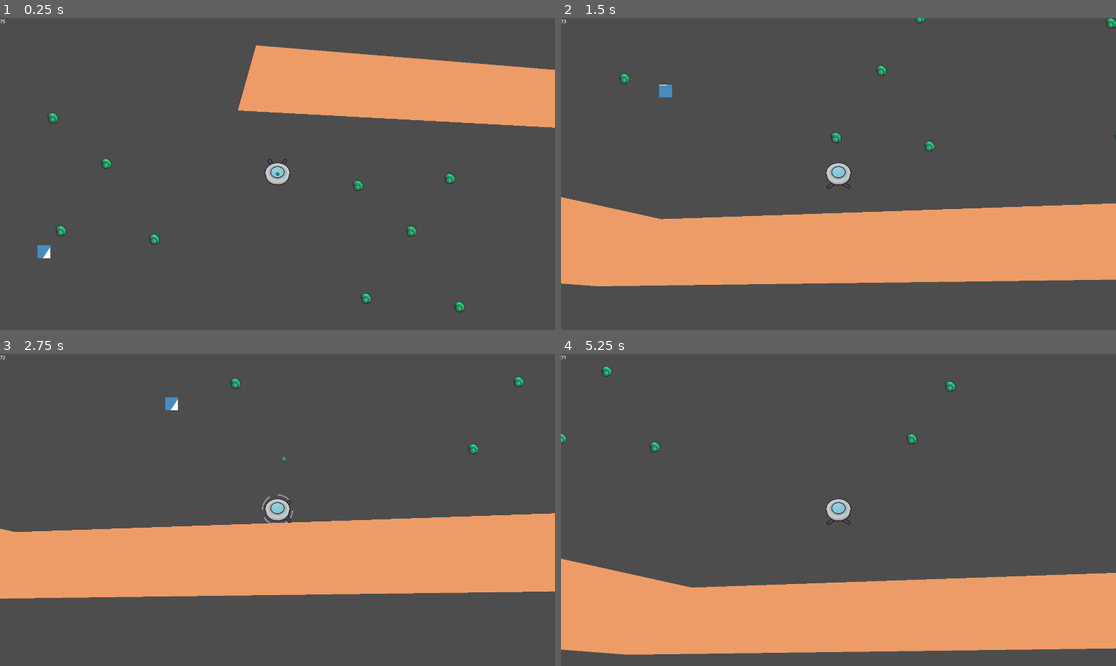
Above: before the commit, frames 1-4 (two rows, left to right).
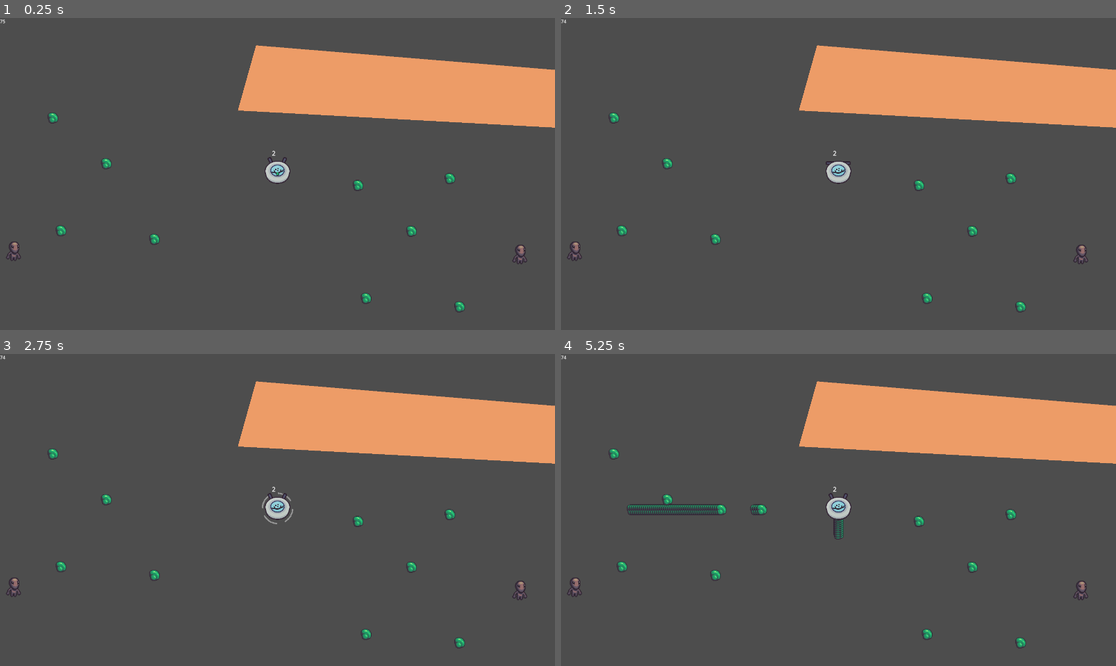
Above: after the commit, the same moments.

Repository: SubSage/BIGMODEJAM
Game: Godot game, scene res://world.tscn
Same seed, same stepped clock (60 frames per second), same inputs: the game is played once before the commit and once after it. The engine's default icon, where the game draws it, is replaced by a stand-in: a white triangle on a blue panel in a dark square.
Inputs:
- Up to frame 1 (0.25 s): no input
- Up to frame 2 (1.5 s): hold Right (shoot_right, bound only after the commit) 0.53-1.28 s; hold Space (fire) 0.53-1.28 s; hold Down (shoot_down, bound only after the commit) from 1.28 s (still down); tap Shift (dash) at 1.35 s
- Up to frame 3 (2.75 s): tap Space (fire) at 1.55 s; release Down (shoot_down, bound only after the commit) at 2.03 s; hold Right (shoot_right, bound only after the commit) from 2.03 s (still down); hold Space (fire) from 2.03 s (still down)
- Up to frame 4 (5.25 s): release Right (shoot_right, bound only after the commit) at 2.78 s; release Space (fire) at 2.78 s; hold Up (shoot_up, bound only after the commit) 2.78-3.53 s; tap F (switch_mode) at 2.85 s; tap Space (fire) at 3.05, 4.55 s; hold Space (fire) 3.53-4.28 s; hold Left (shoot_left, bound only after the commit) 3.53-5.03 s; tap Shift (dash) at 4.35 s; hold Down (shoot_down, bound only after the commit) from 5.03 s (still down); hold Space (fire) from 5.03 s (still down)

The runs differ from the first frame. In frame 1, 0.4% of the frame differs, in the area x 1-95%, y 42-79%; in frame 2, 35%; in frame 3, 35%; in frame 4, 36%, in the area x 0-100%, y 0-97%.

Commit message:
assets, collision, player death

Diff:
--- a/src/project.godot
+++ b/src/project.godot
@@ -25,34 +25,31 @@
 move_left={
 "deadzone": 0.5,
 "events": [Object(InputEventKey,"resource_local_to_scene":false,"resource_name":"","device":-1,"window_id":0,"alt_pressed":false,"shift_pressed":false,"ctrl_pressed":false,"meta_pressed":false,"pressed":false,"keycode":0,"physical_keycode":65,"key_label":0,"unicode":97,"echo":false,"script":null)
-, Object(InputEventKey,"resource_local_to_scene":false,"resource_name":"","device":-1,"window_id":0,"alt_pressed":false,"shift_pressed":false,"ctrl_pressed":false,"meta_pressed":false,"pressed":false,"keycode":0,"physical_keycode":4194319,"key_label":0,"unicode":0,"echo":false,"script":null)
 , Object(InputEventJoypadMotion,"resource_local_to_scene":false,"resource_name":"","device":-1,"axis":0,"axis_value":-1.0,"script":null)
 ]
 }
 move_right={
 "deadzone": 0.5,
 "events": [Object(InputEventKey,"resource_local_to_scene":false,"resource_name":"","device":-1,"window_id":0,"alt_pressed":false,"shift_pressed":false,"ctrl_pressed":false,"meta_pressed":false,"pressed":false,"keycode":0,"physical_keycode":68,"key_label":0,"unicode":100,"echo":false,"script":null)
-, Object(InputEventKey,"resource_local_to_scene":false,"resource_name":"","device":-1,"window_id":0,"alt_pressed":false,"shift_pressed":false,"ctrl_pressed":false,"meta_pressed":false,"pressed":false,"keycode":0,"physical_keycode":4194321,"key_label":0,"unicode":0,"echo":false,"script":null)
 , Object(InputEventJoypadMotion,"resource_local_to_scene":false,"resource_name":"","device":-1,"axis":0,"axis_value":1.0,"script":null)
 ]
 }
 move_up={
 "deadzone": 0.5,
 "events": [Object(InputEventKey,"resource_local_to_scene":false,"resource_name":"","device":-1,"window_id":0,"alt_pressed":false,"shift_pressed":false,"ctrl_pressed":false,"meta_pressed":false,"pressed":false,"keycode":0,"physical_keycode":87,"key_label":0,"unicode":119,"echo":false,"script":null)
-, Object(InputEventKey,"resource_local_to_scene":false,"resource_name":"","device":-1,"window_id":0,"alt_pressed":false,"shift_pressed":false,"ctrl_pressed":false,"meta_pressed":false,"pressed":false,"keycode":0,"physical_keycode":4194320,"key_label":0,"unicode":0,"echo":false,"script":null)
 , Object(InputEventJoypadMotion,"resource_local_to_scene":false,"resource_name":"","device":-1,"axis":1,"axis_value":-1.0,"script":null)
 ]
 }
 move_down={
 "deadzone": 0.5,
 "events": [Object(InputEventKey,"resource_local_to_scene":false,"resource_name":"","device":-1,"window_id":0,"alt_pressed":false,"shift_pressed":false,"ctrl_pressed":false,"meta_pressed":false,"pressed":false,"keycode":0,"physical_keycode":83,"key_label":0,"unicode":115,"echo":false,"script":null)
-, Object(InputEventKey,"resource_local_to_scene":false,"resource_name":"","device":-1,"window_id":0,"alt_pressed":false,"shift_pressed":false,"ctrl_pressed":false,"meta_pressed":false,"pressed":false,"keycode":0,"physical_keycode":4194322,"key_label":0,"unicode":0,"echo":false,"script":null)
 , Object(InputEventJoypadMotion,"resource_local_to_scene":false,"resource_name":"","device":-1,"axis":1,"axis_value":1.0,"script":null)
 ]
 }
 switch_mode={
 "deadzone": 0.5,
 "events": [Object(InputEventKey,"resource_local_to_scene":false,"resource_name":"","device":-1,"window_id":0,"alt_pressed":false,"shift_pressed":false,"ctrl_pressed":false,"meta_pressed":false,"pressed":false,"keycode":0,"physical_keycode":70,"key_label":0,"unicode":102,"echo":false,"script":null)
+, Object(InputEventJoypadButton,"resource_local_to_scene":false,"resource_name":"","device":-1,"button_index":7,"pressure":0.0,"pressed":true,"script":null)
 ]
 }
 fire={
@@ -73,6 +70,30 @@
 , Object(InputEventJoypadButton,"resource_local_to_scene":false,"resource_name":"","device":-1,"button_index":6,"pressure":0.0,"pressed":true,"script":null)
 ]
 }
+shoot_left={
+"deadzone": 0.5,
+"events": [Object(InputEventKey,"resource_local_to_scene":false,"resource_name":"","device":-1,"window_id":0,"alt_pressed":false,"shift_pressed":false,"ctrl_pressed":false,"meta_pressed":false,"pressed":false,"keycode":0,"physical_keycode":4194319,"key_label":0,"unicode":0,"echo":false,"script":null)
+, Object(InputEventJoypadMotion,"resource_local_to_scene":false,"resource_name":"","device":-1,"axis":2,"axis_value":-1.0,"script":null)
+]
+}
+shoot_right={
+"deadzone": 0.5,
+"events": [Object(InputEventKey,"resource_local_to_scene":false,"resource_name":"","device":-1,"window_id":0,"alt_pressed":false,"shift_pressed":false,"ctrl_pressed":false,"meta_pressed":false,"pressed":false,"keycode":0,"physical_keycode":4194321,"key_label":0,"unicode":0,"echo":false,"script":null)
+, Object(InputEventJoypadMotion,"resource_local_to_scene":false,"resource_name":"","device":-1,"axis":2,"axis_value":1.0,"script":null)
+]
+}
+shoot_up={
+"deadzone": 0.5,
+"events": [Object(InputEventKey,"resource_local_to_scene":false,"resource_name":"","device":-1,"window_id":0,"alt_pressed":false,"shift_pressed":false,"ctrl_pressed":false,"meta_pressed":false,"pressed":false,"keycode":0,"physical_keycode":4194320,"key_label":0,"unicode":0,"echo":false,"script":null)
+, Object(InputEventJoypadMotion,"resource_local_to_scene":false,"resource_name":"","device":-1,"axis":3,"axis_value":-1.0,"script":null)
+]
+}
+shoot_down={
+"deadzone": 0.5,
+"events": [Object(InputEventKey,"resource_local_to_scene":false,"resource_name":"","device":-1,"window_id":0,"alt_pressed":false,"shift_pressed":false,"ctrl_pressed":false,"meta_pressed":false,"pressed":false,"keycode":0,"physical_keycode":4194322,"key_label":0,"unicode":0,"echo":false,"script":null)
+, Object(InputEventJoypadMotion,"resource_local_to_scene":false,"resource_name":"","device":-1,"axis":3,"axis_value":1.0,"script":null)
+]
+}
 
 [layer_names]
 
--- a/src/units/bullet/bullets.gd
+++ b/src/units/bullet/bullets.gd
@@ -1,9 +1,26 @@
 extends Node2D
-
-var direction
-var speed
+class_name BULLET
+var direction = Vector2(1.0, 0.0)
+var speed = 300
+var damage = 1
 
 
 
 func _process(delta):
-	pass
+	position += direction * speed * delta
+
+
+func _on_timer_timeout():
+	queue_free()
+
+
+func _on_area_2d_area_entered(area):
+	print(area, area.get_parent())
+	area.get_parent().damage(damage)
+	queue_free()
+
+func make_friendly():
+	$Area2D.set_collision_mask_value(3, true)
+
+func make_enemy():
+	$Area2D.set_collision_mask_value(2, true)
--- a/src/units/bullet/bullets.tscn
+++ b/src/units/bullet/bullets.tscn
@@ -13,6 +13,15 @@
 texture = ExtResource("2_f6ren")
 
 [node name="Area2D" type="Area2D" parent="."]
+collision_layer = 0
+collision_mask = 0
 
 [node name="CollisionShape2D" type="CollisionShape2D" parent="Area2D"]
 shape = SubResource("CircleShape2D_wqxo7")
+
+[node name="Timer" type="Timer" parent="."]
+wait_time = 4.0
+autostart = true
+
+[connection signal="area_entered" from="Area2D" to="." method="_on_area_2d_area_entered"]
+[connection signal="timeout" from="Timer" to="." method="_on_timer_timeout"]
--- a/src/units/enemies/basic_enemy.gd
+++ b/src/units/enemies/basic_enemy.gd
@@ -3,13 +3,26 @@
 
 var speed = 300.0
 var direction = Vector2(1.0, 0).normalized()
-
+var health = 1
 
 func _physics_process(delta):
+	var player_scan = $player_scanner.get_overlapping_areas()
+	var player
+	if player_scan.size() > 0:
+		player = player_scan[0]
+	if is_instance_valid(player):
+		if global_position.distance_to(player.global_position) > 12:
+			direction = global_position.direction_to(player.global_position)
+		else:
+			player.get_parent().damage(1 * delta)
+	else:
+		direction = Vector2.ZERO
 
 	velocity = direction * speed
 	move_and_slide()
 
 
-func _on_area_2d_area_entered(area):
-	pass # Replace with function body.
+func damage(dmg):
+	health -= dmg
+	if health <= 0:
+		queue_free()
--- a/src/units/enemies/basic_enemy.tscn
+++ b/src/units/enemies/basic_enemy.tscn
@@ -1,41 +1,20 @@
-[gd_scene load_steps=10 format=3 uid="uid://b6ivnvwr3jfxi"]
+[gd_scene load_steps=8 format=3 uid="uid://b6ivnvwr3jfxi"]
 
 [ext_resource type="Script" path="res://units/enemies/basic_enemy.gd" id="1_084gc"]
-[ext_resource type="Texture2D" uid="uid://dv5mf04ttkdgp" path="res://icon.svg" id="1_c2a3s"]
+[ext_resource type="Texture2D" uid="uid://bbk6lw0nykx4r" path="res://units/enemies/enemy/tentative_alien_topdown.png" id="2_lpoli"]
 
 [sub_resource type="CircleShape2D" id="CircleShape2D_4ys0p"]
-radius = 32.0
+radius = 23.0
 
-[sub_resource type="AtlasTexture" id="AtlasTexture_n0qku"]
-atlas = ExtResource("1_c2a3s")
-region = Rect2(0, 32, 32, 32)
-
-[sub_resource type="AtlasTexture" id="AtlasTexture_u2beb"]
-atlas = ExtResource("1_c2a3s")
-region = Rect2(32, 32, 32, 32)
-
-[sub_resource type="AtlasTexture" id="AtlasTexture_taurm"]
-atlas = ExtResource("1_c2a3s")
-region = Rect2(32, 64, 32, 32)
-
-[sub_resource type="AtlasTexture" id="AtlasTexture_vywn2"]
-atlas = ExtResource("1_c2a3s")
-region = Rect2(64, 64, 32, 32)
+[sub_resource type="AtlasTexture" id="AtlasTexture_6jvd8"]
+atlas = ExtResource("2_lpoli")
+region = Rect2(0, 0, 64, 64)
 
 [sub_resource type="SpriteFrames" id="SpriteFrames_g5k55"]
 animations = [{
 "frames": [{
 "duration": 1.0,
-"texture": SubResource("AtlasTexture_n0qku")
-}, {
-"duration": 1.0,
-"texture": SubResource("AtlasTexture_u2beb")
-}, {
-"duration": 1.0,
-"texture": SubResource("AtlasTexture_taurm")
-}, {
-"duration": 1.0,
-"texture": SubResource("AtlasTexture_vywn2")
+"texture": SubResource("AtlasTexture_6jvd8")
 }],
 "loop": true,
 "name": &"default",
@@ -43,13 +22,17 @@
 }]
 
 [sub_resource type="CircleShape2D" id="CircleShape2D_qi5x1"]
-radius = 32.0
+radius = 24.0
+
+[sub_resource type="CircleShape2D" id="CircleShape2D_lvbax"]
+radius = 256.0
 
 [node name="basic_enemy" type="CharacterBody2D"]
 collision_layer = 4
 script = ExtResource("1_084gc")
 
 [node name="physical_body" type="CollisionShape2D" parent="."]
+position = Vector2(0, 7)
 shape = SubResource("CircleShape2D_4ys0p")
 
 [node name="visual" type="AnimatedSprite2D" parent="."]
@@ -58,8 +41,15 @@
 autoplay = "default"
 
 [node name="Area2D" type="Area2D" parent="."]
+collision_layer = 4
 
 [node name="CollisionShape2D" type="CollisionShape2D" parent="Area2D"]
+position = Vector2(1, 4)
 shape = SubResource("CircleShape2D_qi5x1")
 
-[connection signal="area_entered" from="Area2D" to="." method="_on_area_2d_area_entered"]
+[node name="player_scanner" type="Area2D" parent="."]
+collision_layer = 0
+collision_mask = 2
+
+[node name="CollisionShape2D" type="CollisionShape2D" parent="player_scanner"]
+shape = SubResource("CircleShape2D_lvbax")
--- a/src/units/player/player.gd
+++ b/src/units/player/player.gd
@@ -15,14 +15,26 @@
 var radius_indicator_min = .25
 var radius_indicator_max = 1.0
 var rotation_speed = .5
+var health = 2
 var ammo = 0
+const BULLET_CLASS = preload("res://units/bullet/bullets.tscn")
+@onready var projectile_holder = get_tree().root.find_child("projectiles", true, false)
+var last_fire_direction = Vector2(1.0, 0.0)
+
+#func _ready():
+	#print(projectile_holder)
 
 func _physics_process(delta):
+	$Label.text = str(health)
 	var direction = Input.get_vector("move_left","move_right","move_up","move_down")
+	var shoot_direction = Input.get_vector("shoot_left","shoot_right","shoot_up","shoot_down")
 	var fire_strength = Input.get_action_strength("fire")
 
 	if direction.length() > .1:
 		animate(direction)
+
+	if shoot_direction.length() > .1:
+		last_fire_direction = shoot_direction
 
 	dash_speed -= dash_reduction * delta
 	dash_speed = clamp(dash_speed, 0, dash_speed_max)
@@ -46,6 +58,12 @@
 
 		mode_enum.combat:
 			velocity = direction * combat_speed
+			if fire_strength > .1:
+				var bullet = BULLET_CLASS.instantiate()
+				bullet.direction = last_fire_direction.normalized()
+				bullet.make_friendly()
+				bullet.global_position = global_position
+				projectile_holder.add_child(bullet)
 
 	$radius_indicator.rotate(rotation_speed * delta)
 	move_and_slide()
@@ -57,6 +75,7 @@
 		ammo += 1
 
 func animate(direction):
+#	pointing right is 0 degress screendownward is 90 deg
 	var orientation = (snapped(rad_to_deg(direction.angle()), 45)/45) as int
 	match orientation:
 		0:
@@ -84,4 +103,8 @@
 			$visual.play("up_right")
 			$visual.flip_h = true
 
-#	pointing right is 0 degress screendownward is 90 deg
+
+func damage(dmg):
+	health -= dmg
+	if health <= 0:
+		queue_free()
--- a/src/units/player/player.tscn
+++ b/src/units/player/player.tscn
@@ -1,11 +1,12 @@
-[gd_scene load_steps=37 format=3 uid="uid://bddet3ydv6spm"]
+[gd_scene load_steps=46 format=3 uid="uid://bddet3ydv6spm"]
 
 [ext_resource type="Script" path="res://units/player/player.gd" id="1_5gs8p"]
 [ext_resource type="Texture2D" uid="uid://dgj45bbpndtg4" path="res://units/player/noun_circle_dash_pattern_1473951.svg" id="2_cmxhf"]
 [ext_resource type="Texture2D" uid="uid://bkwc0phgpoj2x" path="res://units/player/spritesheet_3.png" id="3_qe10f"]
+[ext_resource type="Texture2D" uid="uid://baa0h8002w0ul" path="res://units/player/faces.png" id="4_011sx"]
 
 [sub_resource type="CircleShape2D" id="CircleShape2D_7813e"]
-radius = 32.0
+radius = 30.0
 
 [sub_resource type="AtlasTexture" id="AtlasTexture_fonrw"]
 atlas = ExtResource("3_qe10f")
@@ -246,28 +247,117 @@
 }]
 
 [sub_resource type="CircleShape2D" id="CircleShape2D_50j2u"]
-radius = 32.0
+radius = 30.0
+
+[sub_resource type="AtlasTexture" id="AtlasTexture_h8bvm"]
+atlas = ExtResource("4_011sx")
+region = Rect2(0, 0, 34, 34)
+
+[sub_resource type="AtlasTexture" id="AtlasTexture_wwvdb"]
+atlas = ExtResource("4_011sx")
+region = Rect2(34, 0, 34, 34)
+
+[sub_resource type="AtlasTexture" id="AtlasTexture_agoti"]
+atlas = ExtResource("4_011sx")
+region = Rect2(68, 0, 34, 34)
+
+[sub_resource type="AtlasTexture" id="AtlasTexture_pe2no"]
+atlas = ExtResource("4_011sx")
+region = Rect2(102, 0, 34, 34)
+
+[sub_resource type="AtlasTexture" id="AtlasTexture_x1oyb"]
+atlas = ExtResource("4_011sx")
+region = Rect2(136, 0, 34, 34)
+
+[sub_resource type="AtlasTexture" id="AtlasTexture_btrpg"]
+atlas = ExtResource("4_011sx")
+region = Rect2(170, 0, 34, 34)
+
+[sub_resource type="AtlasTexture" id="AtlasTexture_qcx13"]
+atlas = ExtResource("4_011sx")
+region = Rect2(204, 0, 34, 34)
+
+[sub_resource type="SpriteFrames" id="SpriteFrames_b77u1"]
+animations = [{
+"frames": [{
+"duration": 1.0,
+"texture": SubResource("AtlasTexture_h8bvm")
+}],
+"loop": true,
+"name": &"default",
+"speed": 5.0
+}, {
+"frames": [{
+"duration": 1.0,
+"texture": SubResource("AtlasTexture_wwvdb")
+}],
+"loop": true,
+"name": &"new_animation",
+"speed": 5.0
+}, {
+"frames": [{
+"duration": 1.0,
+"texture": SubResource("AtlasTexture_agoti")
+}],
+"loop": true,
+"name": &"new_animation_1",
+"speed": 5.0
+}, {
+"frames": [{
+"duration": 1.0,
+"texture": SubResource("AtlasTexture_pe2no")
+}],
+"loop": true,
+"name": &"new_animation_2",
+"speed": 5.0
+}, {
+"frames": [{
+"duration": 1.0,
+"texture": SubResource("AtlasTexture_x1oyb")
+}],
+"loop": true,
+"name": &"new_animation_3",
+"speed": 5.0
+}, {
+"frames": [{
+"duration": 1.0,
+"texture": SubResource("AtlasTexture_btrpg")
+}],
+"loop": true,
+"name": &"new_animation_4",
+"speed": 5.0
+}, {
+"frames": [{
+"duration": 1.0,
+"texture": SubResource("AtlasTexture_qcx13")
+}],
+"loop": true,
+"name": &"new_animation_5",
+"speed": 5.0
+}]
 
 [node name="player" type="CharacterBody2D"]
 collision_layer = 2
 script = ExtResource("1_5gs8p")
 
 [node name="physical_body" type="CollisionShape2D" parent="."]
+position = Vector2(0, -3)
 shape = SubResource("CircleShape2D_7813e")
 
 [node name="radius_indicator" type="Sprite2D" parent="."]
 self_modulate = Color(0.584314, 0.584314, 0.584314, 1)
 texture_filter = 1
+position = Vector2(0, -4)
 scale = Vector2(0.25, 0.25)
 texture = ExtResource("2_cmxhf")
 
 [node name="visual" type="AnimatedSprite2D" parent="."]
-position = Vector2(0, 4)
 sprite_frames = SubResource("SpriteFrames_ugd2a")
 animation = &"up"
 autoplay = "up"
 
 [node name="vacuum_area" type="Area2D" parent="."]
+position = Vector2(0, -3)
 collision_layer = 0
 collision_mask = 8
 
@@ -277,4 +367,23 @@
 [node name="Camera2D" type="Camera2D" parent="."]
 zoom = Vector2(1.4, 1.4)
 
+[node name="face" type="AnimatedSprite2D" parent="."]
+position = Vector2(0, -7)
+sprite_frames = SubResource("SpriteFrames_b77u1")
+animation = &"new_animation"
+
+[node name="hit_box" type="Area2D" parent="."]
+position = Vector2(0, -3)
+collision_layer = 2
+collision_mask = 0
+
+[node name="CollisionShape2D" type="CollisionShape2D" parent="hit_box"]
+shape = SubResource("CircleShape2D_50j2u")
+
+[node name="Label" type="Label" parent="."]
+offset_left = -14.0
+offset_top = -63.0
+offset_right = 26.0
+offset_bottom = -40.0
+
 [connection signal="area_entered" from="vacuum_area" to="." method="_on_vacuum_area_area_entered"]
--- a/src/units/world/world.gd
+++ b/src/units/world/world.gd
@@ -1,7 +1,11 @@
 extends Node2D
 
+@onready var player_ref = $player
 
 func _process(delta):
 
 	if Input.is_action_just_pressed("restart"):
 		get_tree().reload_current_scene()
+
+	if not is_instance_valid(player_ref) or player_ref.is_queued_for_deletion():
+		get_tree().reload_current_scene()
--- a/src/world.tscn
+++ b/src/world.tscn
@@ -10,6 +10,9 @@
 [node name="world" type="Node2D"]
 script = ExtResource("1_whfs8")
 
+[node name="projectiles" type="Node2D" parent="."]
+unique_name_in_owner = true
+
 [node name="UI" parent="." instance=ExtResource("2_rxv01")]
 
 [node name="player" parent="." instance=ExtResource("1_wjib6")]
@@ -294,3 +297,30 @@
 
 [node name="basic_enemy" parent="." instance=ExtResource("6_qknsq")]
 position = Vector2(-652, 188)
+
+[node name="basic_enemy2" parent="." instance=ExtResource("6_qknsq")]
+position = Vector2(-350, -442)
+
+[node name="basic_enemy3" parent="." instance=ExtResource("6_qknsq")]
+position = Vector2(-1028, -421)
+
+[node name="basic_enemy4" parent="." instance=ExtResource("6_qknsq")]
+position = Vector2(-1475, -76)
+
+[node name="basic_enemy5" parent="." instance=ExtResource("6_qknsq")]
+position = Vector2(-659, -994)
+
+[node name="basic_enemy6" parent="." instance=ExtResource("6_qknsq")]
+position = Vector2(71, -989)
+
+[node name="basic_enemy7" parent="." instance=ExtResource("6_qknsq")]
+position = Vector2(609, -563)
+
+[node name="basic_enemy8" parent="." instance=ExtResource("6_qknsq")]
+position = Vector2(599, 196)
+
+[node name="basic_enemy9" parent="." instance=ExtResource("6_qknsq")]
+position = Vector2(-3, 415)
+
+[node name="basic_enemy10" parent="." instance=ExtResource("6_qknsq")]
+position = Vector2(1270, -17)
Binary file added: src/units/enemies/dog/dog.png
Binary file added: src/units/enemies/enemy/tentative_alien_topdown.png
Binary file added: src/units/enemies/gun_enemy/tentative_alien_topdown_gun.png
Binary file added: src/units/enemies/rifle_enemy/tentative_alien_topdown_longgun.png
Binary file added: src/units/player/faces.png
